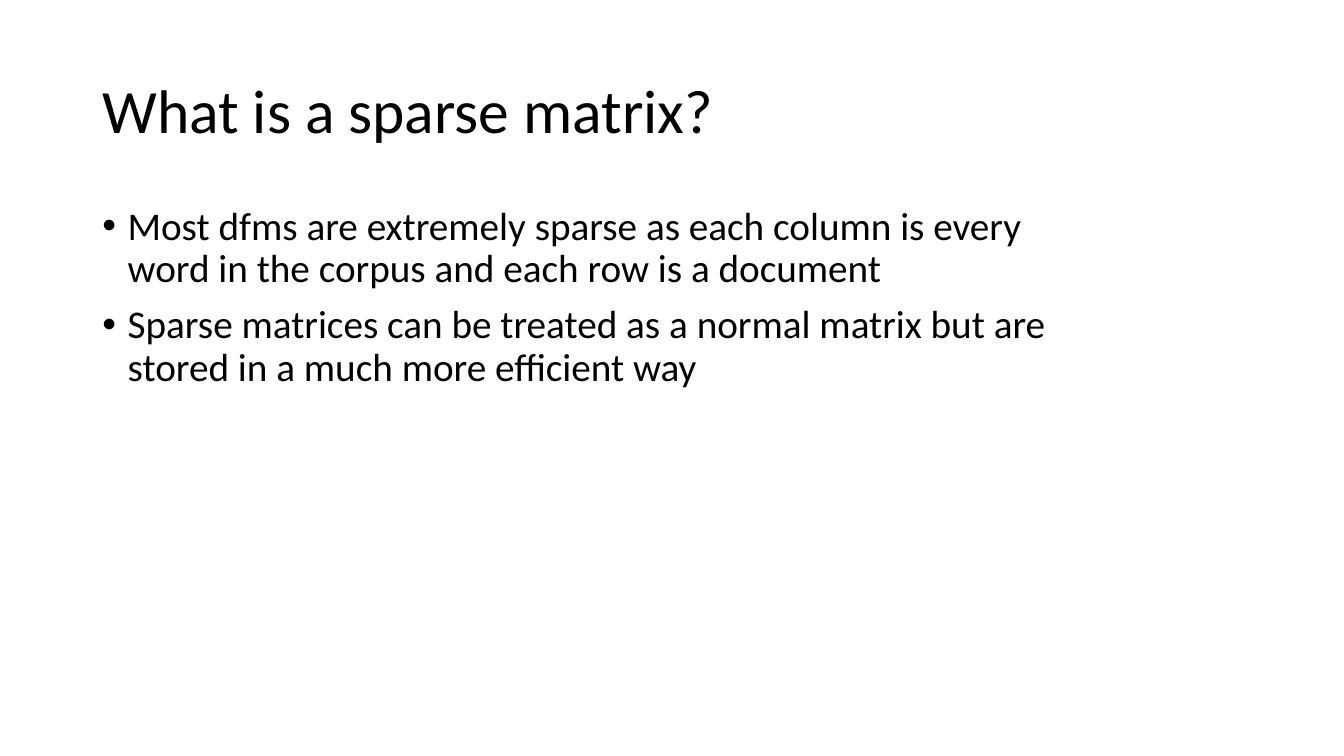
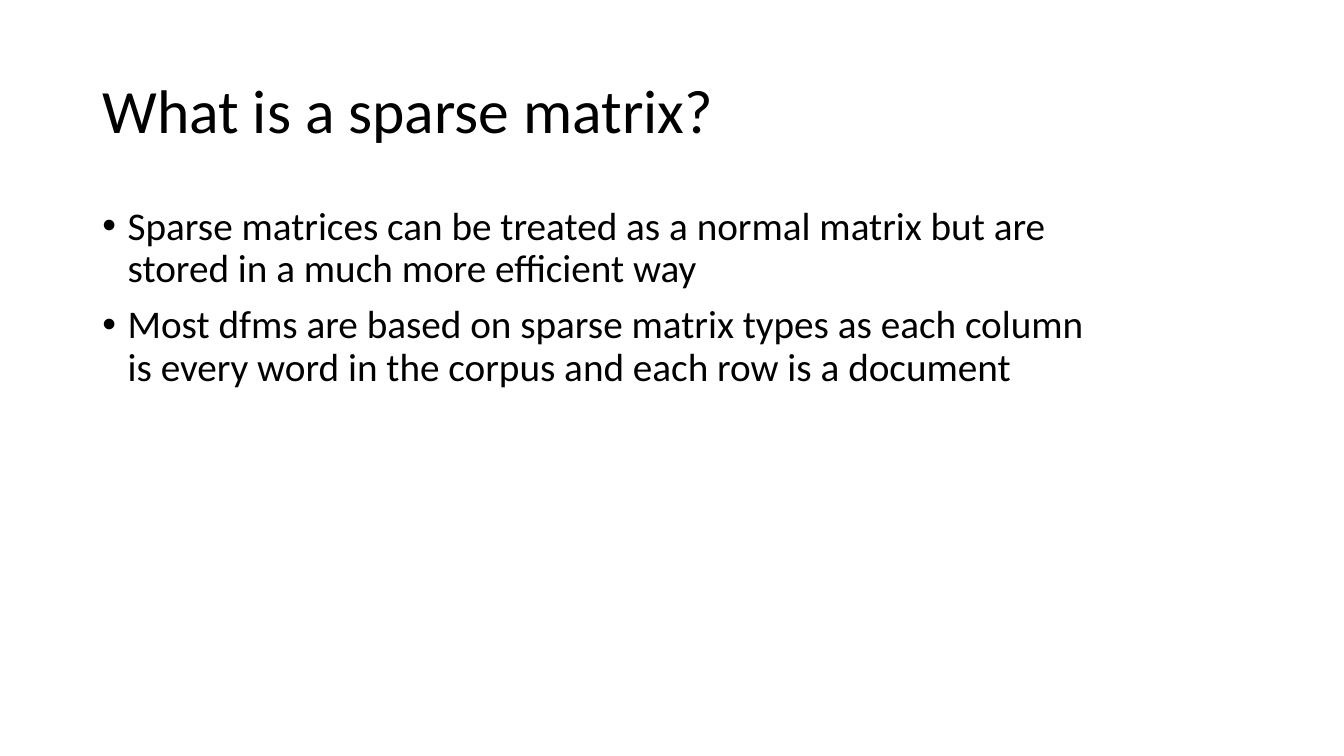
Before and after one commit to MeyerGrace/eRum_2018_prep, a slide deck: slide 14 of eRumWorkshop.pptx. Drawn at 1344x756 pixels with LibreOffice and Linux fonts; fonts in the diff are those of the drawing; background and template pictures are left out. Boxes give left, top, right and bottom in pixels: in the first picture for what was removed or moved away, otherwise in the second. Text is boxed around its words. In the diff, an @@ line names an element or a change of style, - is before the commit and + after.

```diff
--- a/eRumWorkshop.pptx
+++ b/eRumWorkshop.pptx
@@ text at box(128, 212, 1021, 289): paragraph removed @@
-• Most dfms are extremely sparse as each column is every word in the corpus and each row is a document
@@ text at box(128, 310, 1083, 388): paragraph added @@
+• Most dfms are based on sparse matrix types as each column is every word in the corpus and each row is a document
```
Also in this commit, not shown: 8 other slides changed, 3 slides removed.
